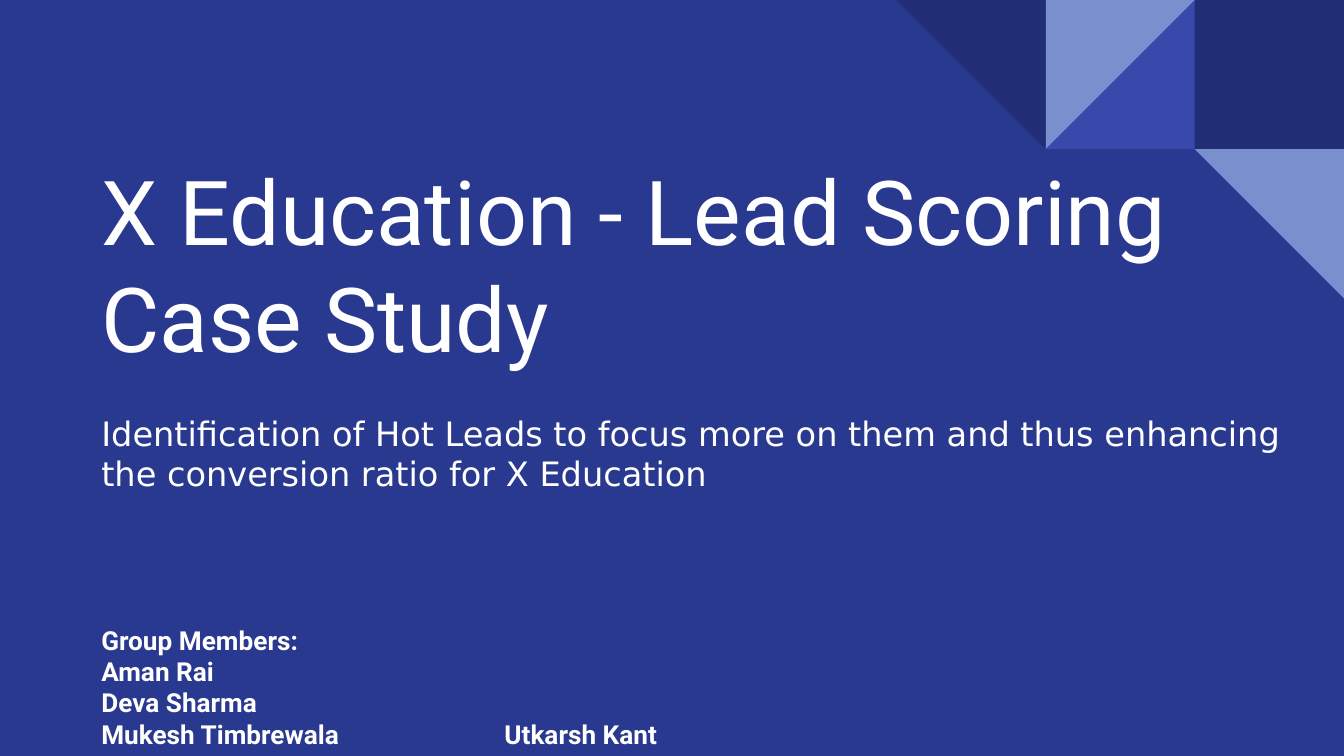
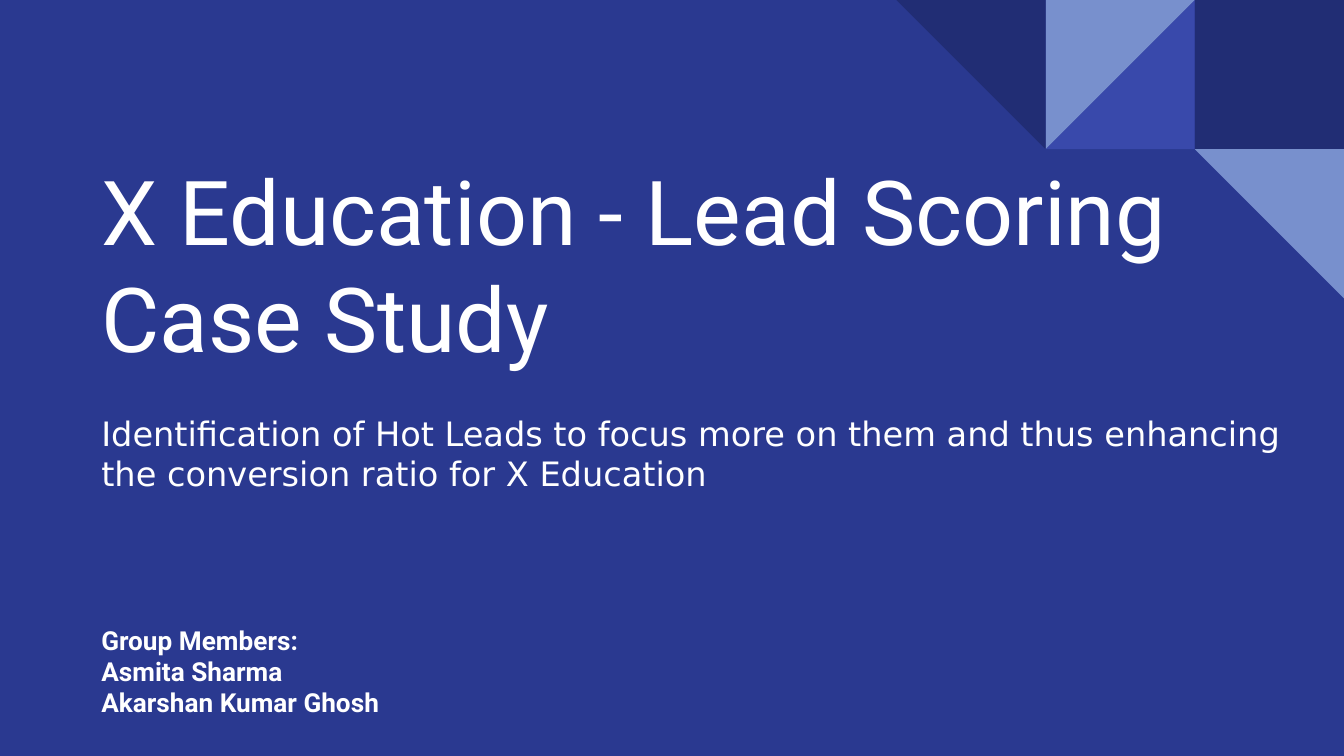
Before and after one commit to akarshanghosh02/Lead-Score-Case-Study, a slide deck: slide 1 of Lead Scoring Case Study Presenation.pptx. Drawn at 1344x756 pixels with LibreOffice and Linux fonts; fonts in the diff are those of the drawing. Boxes give left, top, right and bottom in pixels: in the first picture for what was removed or moved away, otherwise in the second. Text is boxed around its words. In the diff, an @@ line names an element or a change of style, - is before the commit and + after.

```diff
--- a/Lead Scoring Case Study Presenation.pptx
+++ b/Lead Scoring Case Study Presenation.pptx
@@ text at [101,661,379,713]: text changed @@
-Aman Rai Deva Sharma
-Mukesh Timbrewala Utkarsh Kant
+Asmita Sharma
+Akarshan Kumar Ghosh
```
Also in this commit, not shown: 2 other slides changed, 3 other files.
